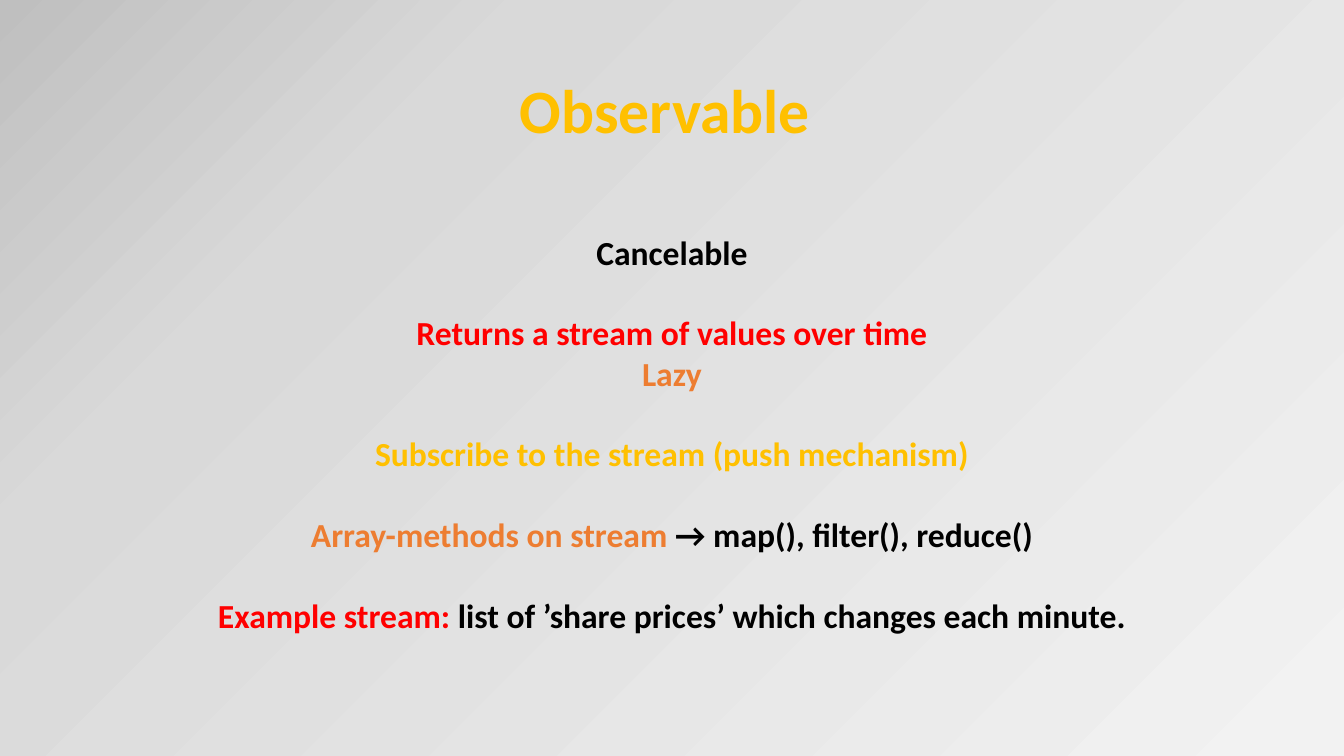
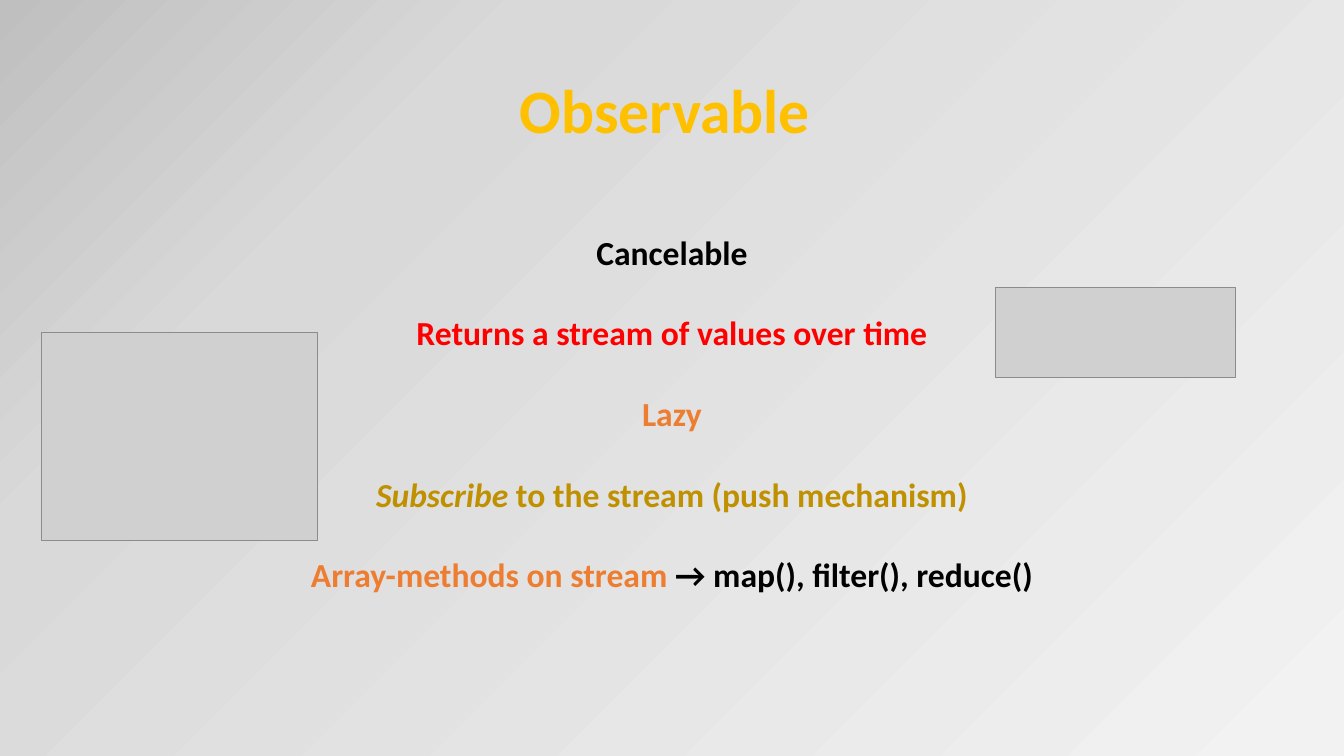
Before and after one commit to petereijgermans11/frontend-cursus, a slide deck: slide 22 of frontend-cursus/ 8 - Angular.pptx (slide 26 before the commit). Drawn at 1344x756 pixels with LibreOffice and Linux fonts; fonts in the diff are those of the drawing; grey boxes stand for pictures. Boxes give left, top, right and bottom in pixels: in the first picture for what was removed or moved away, otherwise in the second. Text is boxed around its words. In the diff, an @@ line names an element or a change of style, - is before the commit and + after.

```diff
--- a/frontend-cursus/ 8 - Angular.pptx
+++ b/frontend-cursus/ 8 - Angular.pptx
@@ picture added at (996, 287, 1236, 378) @@
@@ picture added at (41, 333, 319, 540) @@
@@ text at (376, 482, 967, 513): text colour #FFC000 to #BF9000 in "Subscribe to the stream (push mechanism)"; italic on in "Subscribe" @@
@@ text at (218, 603, 1126, 634): paragraph removed @@
-Example stream: list of ’share prices’ which changes each minute.
```
Also in this commit, not shown: 8 other slides changed, 2 slides added, 6 slides removed, 1 other file.
